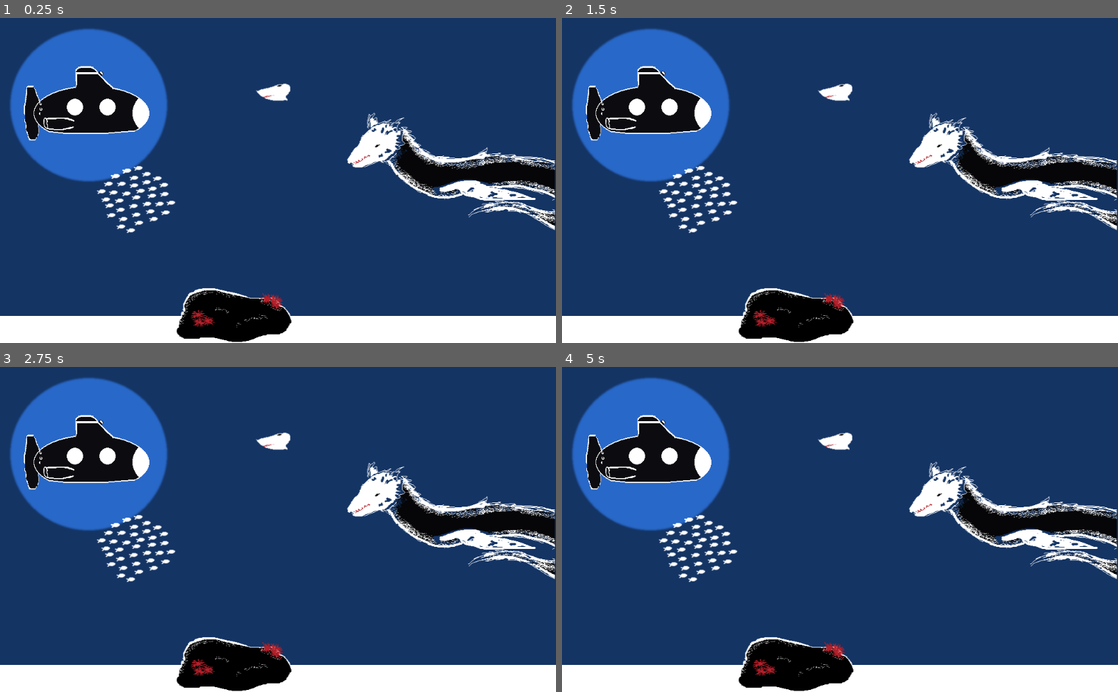
Above: before the commit, frames 1-4 (two rows, left to right).
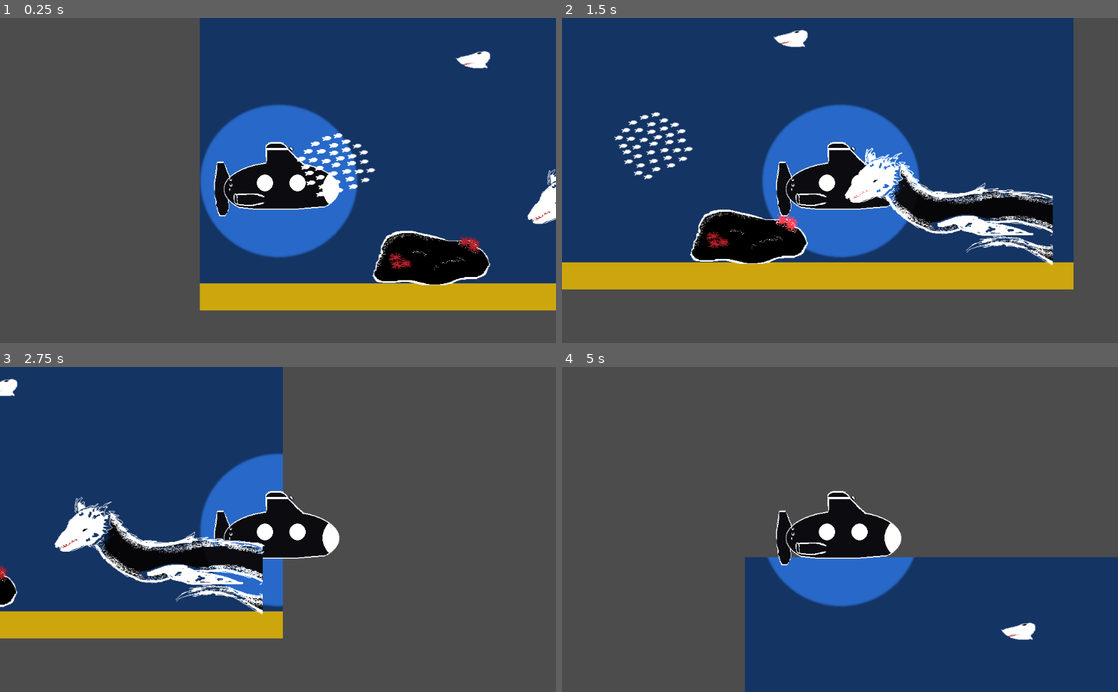
Above: after the commit, the same moments.

Repository: farmdogsdev/godot-jam
Game: Godot game, scene res://resources/Level.tscn
The game is run twice, just before and just after one commit, with the same random seed, the same clock (stepped at 60 frames per second) and the same inputs. Before the commit the project has no main scene; this scene is started directly in both runs.
Inputs:
- Up to frame 1 (0.25 s): no input
- Up to frame 2 (1.5 s): tap Enter at 0.5 s; hold Right (ui_right) 0.53-1.28 s; hold Down (ui_down) from 1.28 s (still down)
- Up to frame 3 (2.75 s): release Down (ui_down) at 2.03 s; hold Right (ui_right) from 2.03 s (still down)
- Up to frame 4 (5 s): release Right (ui_right) at 2.78 s; hold Up (ui_up) 2.78-3.53 s; hold Left (ui_left) from 3.53 s (still down)

The runs differ from the first frame. In frame 1, 67% of the frame differs, in the area x 0-100%, y 0-100%; in frame 2, 62%; in frame 3, 82%; in frame 4, 82%.

Commit message:
Camera, Player Movement and Collision with Rock.

Diff:
--- /dev/null
+++ b/ParallaxLevel.tscn
@@ -0,0 +1,8 @@
+[gd_scene format=2]
+
+[node name="ParallaxBackground" type="ParallaxBackground"]
+
+[node name="ParallaxLayer" type="ParallaxLayer" parent="."]
+modulate = Color( 0.94902, 0.94902, 0.94902, 1 )
+
+[node name="Sprite" type="Sprite" parent="ParallaxLayer"]
--- /dev/null
+++ b/Rock.tscn
@@ -0,0 +1,18 @@
+[gd_scene load_steps=3 format=2]
+
+[ext_resource path="res://assets/graphics/rock.png" type="Texture" id=1]
+
+[sub_resource type="RectangleShape2D" id=1]
+extents = Vector2( 108.5, 49.5 )
+
+[node name="Node2D" type="Node2D"]
+
+[node name="Sprite" type="Sprite" parent="."]
+position = Vector2( 3, 6 )
+texture = ExtResource( 1 )
+
+[node name="KinematicBody2D" type="KinematicBody2D" parent="."]
+
+[node name="CollisionShape2D" type="CollisionShape2D" parent="KinematicBody2D"]
+position = Vector2( 3.5, 6.5 )
+shape = SubResource( 1 )
--- a/project.godot
+++ b/project.godot
@@ -11,6 +11,7 @@
 [application]
 
 config/name="Godot Game Jam"
+run/main_scene="res://resources/Level.tscn"
 config/icon="res://icon.png"
 
 [gui]
--- a/resources/Level.tscn
+++ b/resources/Level.tscn
@@ -2,7 +2,7 @@
 
 [ext_resource path="res://resources/Sub.tscn" type="PackedScene" id=1]
 [ext_resource path="res://assets/graphics/leviathan.png" type="Texture" id=2]
-[ext_resource path="res://assets/graphics/rock.png" type="Texture" id=3]
+[ext_resource path="res://Rock.tscn" type="PackedScene" id=3]
 [ext_resource path="res://assets/graphics/shark.png" type="Texture" id=4]
 [ext_resource path="res://assets/graphics/school-of-fish.png" type="Texture" id=5]
 
@@ -16,16 +16,17 @@
 anchor_right = 1.0
 anchor_bottom = 1.0
 margin_top = -50.0
-
-[node name="Rock" type="Sprite" parent="."]
-position = Vector2( 431, 547 )
-texture = ExtResource( 3 )
+color = Color( 0.803922, 0.65098, 0.054902, 1 )
 
 [node name="Sub" parent="." instance=ExtResource( 1 )]
-position = Vector2( 162, 160 )
+position = Vector2( 144, 360 )
+
+[node name="Camera2D" type="Camera2D" parent="Sub"]
+current = true
+smoothing_speed = 15.0
 
 [node name="Leviathan" type="Sprite" parent="."]
-position = Vector2( 829, 281 )
+position = Vector2( 793, 445 )
 texture = ExtResource( 2 )
 
 [node name="Shark" type="Sprite" parent="."]
@@ -39,3 +40,6 @@
 [node name="HideScreen" type="CanvasModulate" parent="."]
 visible = false
 color = Color( 0, 0, 0, 1 )
+
+[node name="Rock" parent="." instance=ExtResource( 3 )]
+position = Vector2( 424, 495 )
--- /dev/null
+++ b/resources/Sub.gd
@@ -0,0 +1,37 @@
+extends KinematicBody2D
+
+
+# Declare member variables here. Examples:
+# var a = 2
+# var b = "text"
+
+const UP_DIRECTION := Vector2.UP
+
+var speed := 600.0
+var _velocity := Vector2.ZERO
+
+# Called when the node enters the scene tree for the first time.
+func _ready():
+	pass # Replace with function body.
+
+
+func _physics_process(delta):
+	var _horizontal_direction = (
+		Input.get_action_strength("ui_right")
+		- Input.get_action_strength("ui_left")
+	)
+	var _vertical_direction = (
+		Input.get_action_strength("ui_down")
+		- Input.get_action_strength("ui_up")
+	)
+
+
+	_velocity.x = _horizontal_direction * speed
+	_velocity.y = _vertical_direction * speed
+
+	_velocity = move_and_slide(_velocity,UP_DIRECTION)
+
+
+# Called every frame. 'delta' is the elapsed time since the previous frame.
+#func _process(delta):
+#	pass
--- a/resources/Sub.tscn
+++ b/resources/Sub.tscn
@@ -1,13 +1,15 @@
-[gd_scene load_steps=4 format=2]
+[gd_scene load_steps=5 format=2]
 
 [ext_resource path="res://assets/graphics/sub.png" type="Texture" id=1]
 [ext_resource path="res://assets/graphics/light.png" type="Texture" id=2]
+[ext_resource path="res://resources/Sub.gd" type="Script" id=3]
 
 [sub_resource type="CapsuleShape2D" id=1]
 radius = 51.957
 height = 134.081
 
 [node name="KinematicBody2D" type="KinematicBody2D"]
+script = ExtResource( 3 )
 
 [node name="Sub" type="Sprite" parent="."]
 position = Vector2( 1, 0 )
